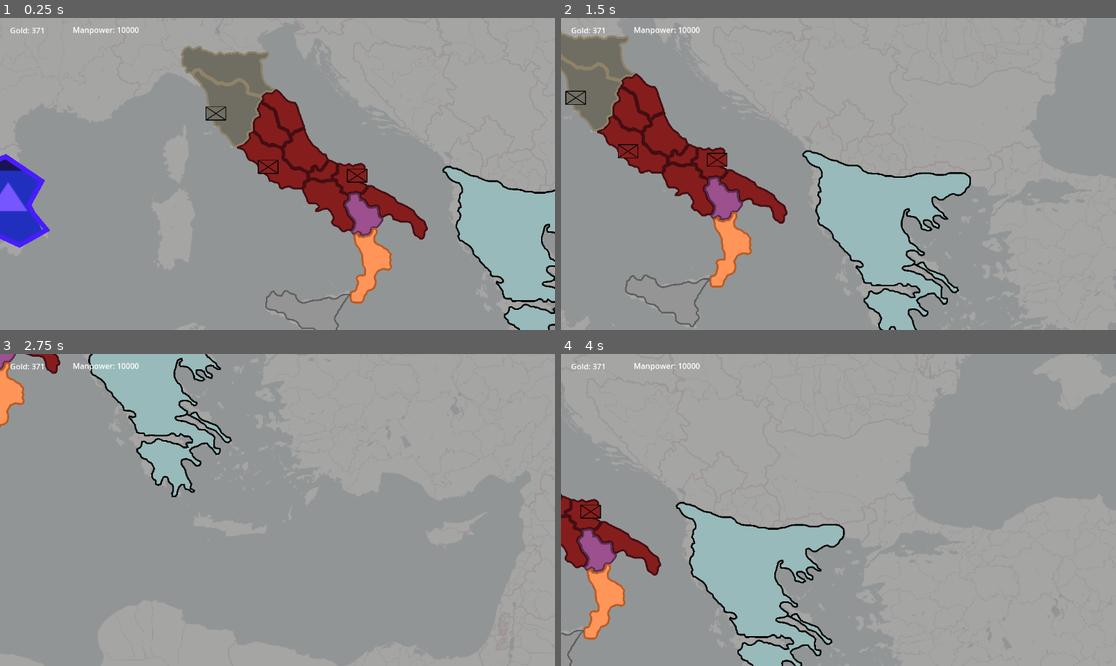
Above: before the commit, frames 1-4 (two rows, left to right).
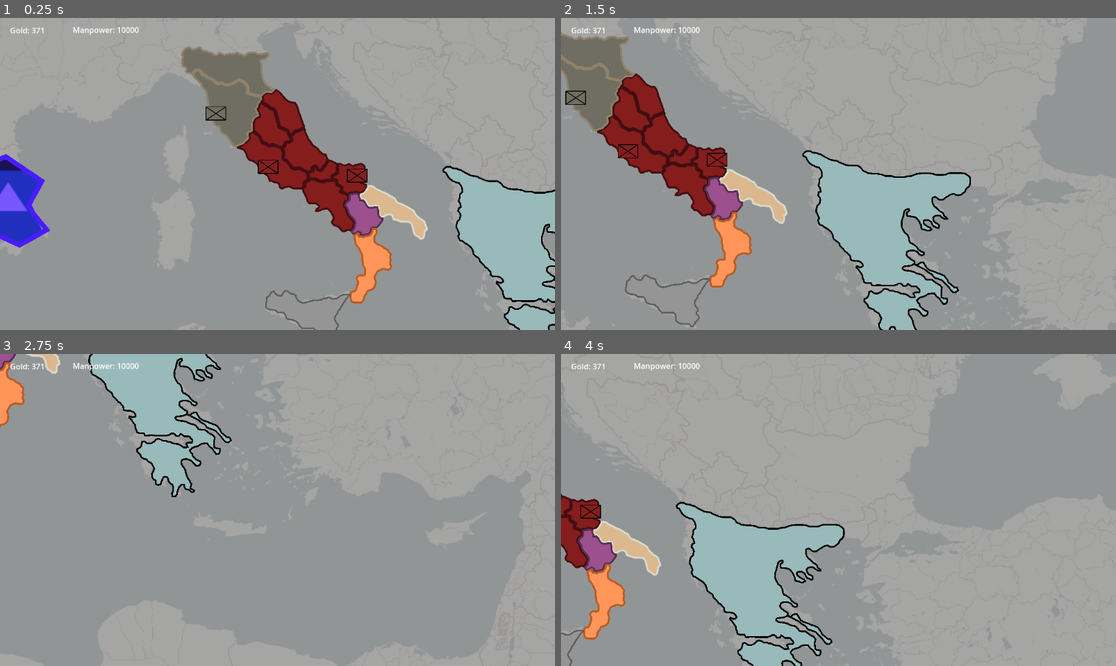
Above: after the commit, the same moments.

Repository: Lucasdelpiero/RTS
Game: Godot game, scene res://Map/world.tscn
Same seed, same stepped clock (60 frames per second), same inputs: the game is played once before the commit and once after it. The engine's default icon, where the game draws it, is replaced by a stand-in: a white triangle on a blue panel in a dark square.
Inputs (mouse positions are in pixels of both pictures, inside the frame that each line leads up to):
- Up to frame 1 (0.25 s): no input
- Up to frame 2 (1.5 s): tap Enter at 0.5 s; move the mouse to (827, 167) at 0.52 s; hold D (Right) 0.53-1.28 s; click (827, 167) at 0.6 s; move the mouse to (749, 177) at 1.27 s; hold S (Down) from 1.28 s (still down); click (749, 177) at 1.35 s
- Up to frame 3 (2.75 s): move the mouse to (116, 372) at 2.02 s; release S (Down) at 2.03 s; hold D (Right) from 2.03 s (still down); right-click (116, 372) at 2.1 s; click (116, 372) at 2.3 s
- Up to frame 4 (4 s): move the mouse to (577, 400) at 2.77 s; release D (Right) at 2.78 s; hold W (Up) 2.78-3.53 s; click (577, 400) at 2.85 s; move the mouse to (666, 494) at 3.52 s; hold A (Left) from 3.53 s (still down); click (666, 494) at 3.6 s

The runs differ from the first frame. In frame 1, 0.8% of the frame differs, in the area x 32-78%, y 8-72%; in frame 2, 0.8%; in frame 3, 0.2%; in frame 4, 0.8%.
Error in both runs: Invalid call. Nonexistent function 'set_hovered' in base 'Nil'. (res://Map/mouse.gd:50)

Commit message:
ownership of provinces and armies stored in strings as the name of the nation and not a number

Diff:
--- a/Map/Province.gd
+++ b/Map/Province.gd
@@ -10,7 +10,7 @@
 @onready var collision = $MouseDetector/CollisionPolygon2D
 
 @export_category("Ownership")
-@export_range(0, 500, 1) var ownership = 0
+@export var ownership := ""
 
 @export_category("DATA")
 @export_range(0, 10000, 1) var ID = 0
@@ -93,7 +93,7 @@
 
 func update_to_nation_color():
 	for nation in world.nations:
-		if nation.NATION_TAG == self.ownership:
+		if nation.NATION_TAG == str(self.ownership):
 			self.outLine = nation.nationOutline
 			self.color = nation.nationColor
 	pass
--- a/Map/army.gd
+++ b/Map/army.gd
@@ -9,7 +9,7 @@
 
 enum  { IDLE, MOVING, FIGHTING }
 var state = MOVING
-@export_range(0, 500, 1) var ownership = 0
+@export var ownership := ""
 @export_range( 10, 10000, 1) var SPEED = 500
 var army_color = Color(0.0, 0.0, 0.0)
 var test = true
@@ -35,7 +35,7 @@
 func _input(_event):
 	# Selection of the army selected
 	if Input.is_action_just_pressed("Click_Left"):
-		if ownership == world.playerNation:
+		if str(ownership) == world.playerNation:
 			if hovered:
 				selected = true
 			else: # This will have to be changed once multiples armies are selected
--- a/Map/nation.gd
+++ b/Map/nation.gd
@@ -1,7 +1,7 @@
 @tool
 extends Node
 
-@export_range(1, 500, 1) var NATION_TAG  = 1
+@export var NATION_TAG  = ""
 @export_color_no_alpha var nationOutline = Color(0, 0, 0)
 @export_color_no_alpha var nationColor = Color(0, 0, 0)
 @export_range(10, 1000, 0.1) var gold = 100
--- a/Map/province.tscn
+++ b/Map/province.tscn
@@ -8,6 +8,7 @@
 z_as_relative = false
 script = ExtResource("1_0h13g")
 width = 4.0
+ownership = 0
 
 [node name="PosProvince" parent="." instance=ExtResource("2_tp8f2")]
 unique_name_in_owner = true
--- a/Map/world.tscn
+++ b/Map/world.tscn
@@ -30,6 +30,7 @@
 [node name="NationsGroup" type="Node" parent="."]
 
 [node name="Rome" parent="NationsGroup" instance=ExtResource("2_ipllx")]
+NATION_TAG = "ROME"
 nationOutline = Color(0.266667, 0.054902, 0.0705882, 1)
 nationColor = Color(0.521569, 0.117647, 0.117647, 1)
 gold = 371
@@ -38,21 +39,21 @@
 [node name="Army" parent="NationsGroup/Rome" instance=ExtResource("2_2lid3")]
 unique_name_in_owner = true
 position = Vector2(703, 481)
-ownership = 1
+ownership = "ROME"
 
 [node name="Army2" parent="NationsGroup/Rome" instance=ExtResource("2_2lid3")]
 unique_name_in_owner = true
 position = Vector2(887, 505)
-ownership = 1
+ownership = "ROME"
 
 [node name="Etruria" parent="NationsGroup" instance=ExtResource("2_ipllx")]
-NATION_TAG = 2
+NATION_TAG = "ETRURIA"
 nationOutline = Color(0.560784, 0.509804, 0.411765, 1)
 nationColor = Color(0.439216, 0.435294, 0.388235, 1)
 
 [node name="Army" parent="NationsGroup/Etruria" instance=ExtResource("2_2lid3")]
 position = Vector2(604, 358)
-ownership = 2
+ownership = "ETRURIA"
 
 [node name="EuropeMap" type="Sprite2D" parent="."]
 visible = false
@@ -95,7 +96,7 @@
 color = Color(0.521569, 0.117647, 0.117647, 1)
 polygon = PackedVector2Array(-27.4047, -7.73065, -33.4047, -9.73065, -36.4047, -10.7307, -23.4047, -16.7307, -16.4047,  …(1689 unchanged characters)…
 outLine = Color(0.266667, 0.054902, 0.0705882, 1)
-ownership = 1
+ownership = "ROME"
 ID = 1
 path0 = NodePath("../Etruria")
 path1 = NodePath("../Umbria")
@@ -118,7 +119,7 @@
 color = Color(0.439216, 0.435294, 0.388235, 1)
 polygon = PackedVector2Array(579, 283, 574, 285, 568, 284, 565, 279, 561, 273, 555, 264, 550, 260, 544, 257, 541, 252,  …(689 unchanged characters)…
 outLine = Color(0.560784, 0.509804, 0.411765, 1)
-ownership = 2
+ownership = "ETRURIA"
 ID = 2
 path0 = NodePath("../Umbria")
 path1 = NodePath("../Piceni")
@@ -138,7 +139,7 @@
 color = Color(0.482353, 0.831373, 0.690196, 1)
 polygon = PackedVector2Array(16.5, -15.5, 18.5, -7.5, 18.5, -4.5, 21.5, -0.5, 21.5, 4.5, 22.5, 7.5, 25.5, 9.5, 28.5, 10 …(679 unchanged characters)…
 outLine = Color(0.24, 0.42, 0.35, 1)
-ownership = 1
+ownership = "ROME"
 ID = 3
 path0 = NodePath("../Etruria")
 path1 = NodePath("../Piceni")
@@ -150,7 +151,7 @@
 color = Color(0.239216, 0.329412, 0.239216, 1)
 polygon = PackedVector2Array(18.3868, -20.1022, 23.3868, -13.1022, 26.3868, -11.1022, 29.3868, -9.10223, 31.3868, -8.10 …(1552 unchanged characters)…
 outLine = Color(0.13, 0.19, 0.13, 1)
-ownership = 1
+ownership = "ROME"
 ID = 5
 path0 = NodePath("../Piceni")
 
@@ -159,7 +160,7 @@
 color = Color(0.27451, 0.301961, 0.721569, 1)
 polygon = PackedVector2Array(-9.40265, -22.5429, -3.40265, -15.5429, 0.597351, -12.5429, 4.59735, -10.5429, 11.5974, -8 …(1035 unchanged characters)…
 outLine = Color(0.19, 0.29, 0.52, 1)
-ownership = 1
+ownership = "ROME"
 ID = 4
 
 [node name="Neapolis" parent="Italy" instance=ExtResource("5_rmlct")]
@@ -167,7 +168,7 @@
 color = Color(0.831373, 0.717647, 0.372549, 1)
 polygon = PackedVector2Array(-22.204, -14.0627, -25.204, -19.0627, -27.204, -24.0627, -29.204, -28.0627, -24.204, -33.0 …(1533 unchanged characters)…
 outLine = Color(0.83, 0.56, 0.27, 1)
-ownership = 1
+ownership = "ROME"
 ID = 7
 path0 = NodePath("../Rome")
 path1 = NodePath("../Upper Apulia")
@@ -187,7 +188,7 @@
 color = Color(0.403922, 0.729412, 0.760784, 1)
 polygon = PackedVector2Array(-30, 13.2666, -32, 13.2666, -36, 15.2666, -36, 11.2666, -35, 8.2666, -37, 3.2666, -35, 2.2 …(704 unchanged characters)…
 outLine = Color(0.03, 0.47, 0.52, 1)
-ownership = 1
+ownership = "ROME"
 ID = 6
 path0 = NodePath("../Samnites")
 path1 = NodePath("../Upper Apulia")
@@ -199,7 +200,7 @@
 color = Color(0.505882, 0.513726, 0.8, 1)
 polygon = PackedVector2Array(-39, -16.5, -39, -24.5, -34, -24.5, -30, -22.5, -28, -21.5, -23, -21.5, -17, -24.5, -12, - …(551 unchanged characters)…
 outLine = Color(0.35, 0.35, 0.49, 1)
-ownership = 1
+ownership = "ROME"
 ID = 8
 
 [node name="Lower Apulia" parent="Italy" instance=ExtResource("5_rmlct")]
@@ -207,7 +208,6 @@
 color = Color(0.858824, 0.72549, 0.560784, 1)
 polygon = PackedVector2Array(-27.8425, -23.881, -19.8425, -19.881, -13.8425, -17.881, -8.84247, -14.881, -0.842468, -9. …(1355 unchanged characters)…
 outLine = Color(0.85, 0.85, 0.79, 1)
-ownership = 1
 ID = 9
 path0 = NodePath("../Upper Apulia")
 
@@ -246,11 +246,11 @@
 polygon = PackedVector2Array(28.7136, 66.6059, 22.7136, 66.6059, 14.7136, 65.6059, 10.7136, 62.6059, 7.71362, 60.6059,  …(3585 unchanged characters)…
 
 [node name="Province" parent="Italy" instance=ExtResource("5_rmlct")]
-position = Vector2(23.2769, -261.626)
+position = Vector2(23.2769, -260.626)
 color = Color(0.501961, 1, 0.576471, 1)
 polygon = PackedVector2Array(0.802124, 3.43787, 1.80212, 11.4379, 3.80212, 18.4379, 7.80212, 26.4379, 10.8021, 30.4379, …(3582 unchanged characters)…
 outLine = Color(0.24, 0.32, 0.21, 1)
-ownership = 2
+ownership = "ETRURIA"
 ID = 13
 path0 = NodePath("../Etruria")
 path1 = NodePath("../Piceni")
@@ -266,6 +266,7 @@
 scale = Vector2(0.838831, 0.856237)
 color = Color(0.6, 0.729412, 0.729412, 1)
 polygon = PackedVector2Array(-156.86, -48.7457, -150.86, -39.7457, -142.86, -33.7457, -135.86, -30.7457, -125.86, -27.7 …(9275 unchanged characters)…
+ownership = "A"
 ID = 256
 
 [node name="Border" parent="Province" index="1"]
@@ -279,6 +280,7 @@
 position = Vector2(1207, 490)
 color = Color(0, 1, 1, 1)
 polygon = PackedVector2Array(-194.665, -128.455, -170.665, -112.455, -139.665, -86.4553, -153.665, 32.5447, -62.665, 13 …(936 unchanged characters)…
+ownership = "a"
 ID = 33
 
 [node name="Border" parent="Province2" index="1"]
